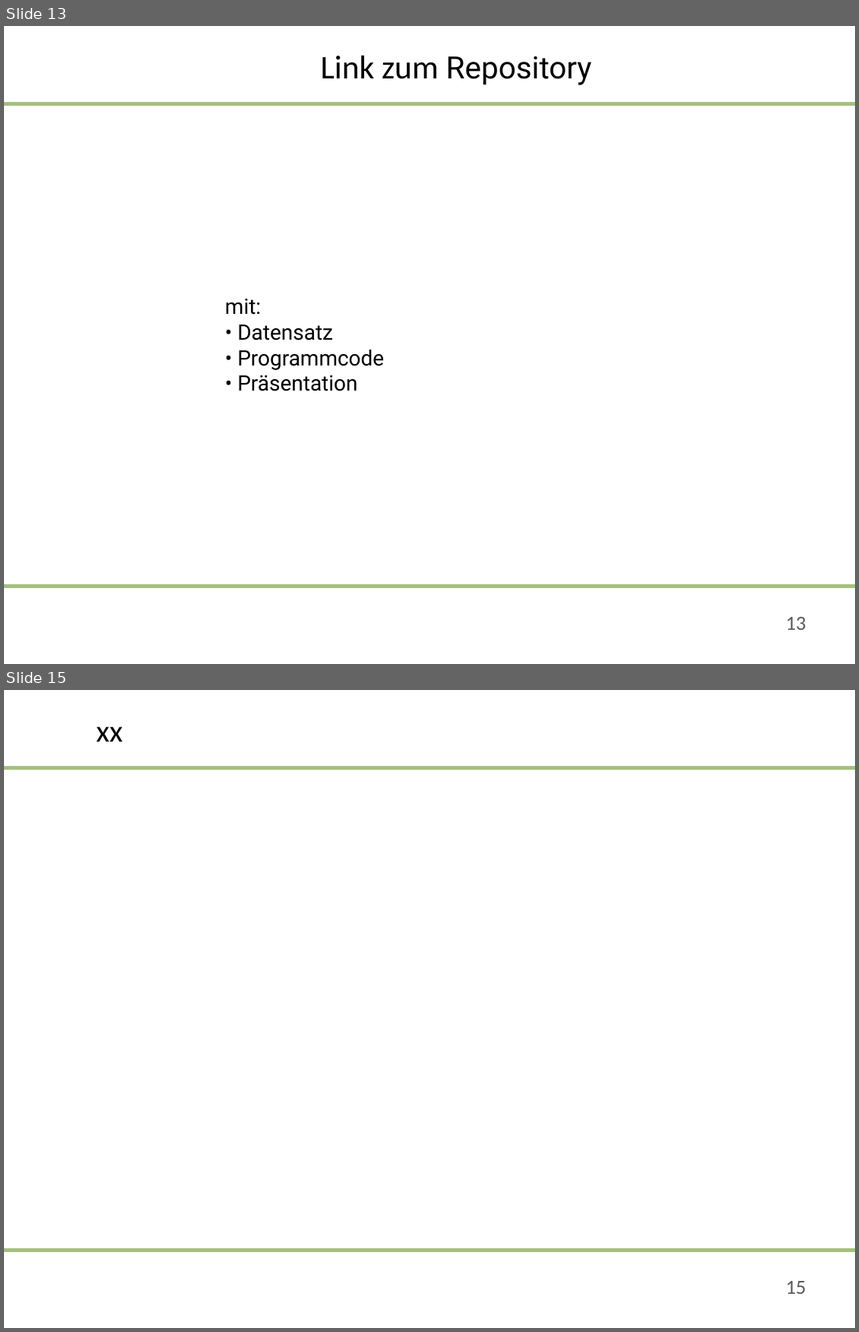
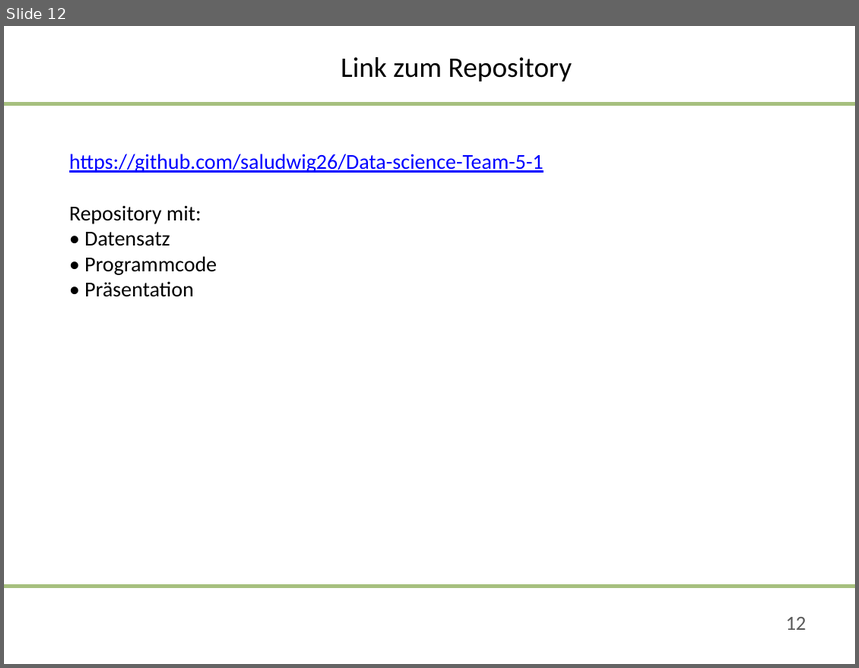
Before and after one commit to saludwig26/Data-science-Team-5-1, a slide deck: 09-06-2020-Präsentation_Team 5.pptx. Shown one above the other, each under a label of ours: slides 13 and 15 before the commit, slide 12 after it; the slides between them are not shown. The pictures are 859x1332 and 859x668 pixels, drawn with LibreOffice and Linux fonts; fonts in the diff are those of the drawing; background and template pictures are left out. Boxes give left, top, right and bottom in pixels: in the first picture for what was removed or moved away, otherwise in the second. Text is boxed around its words. In the diff, an @@ line names an element or a change of style, - is before the commit and + after.

```diff
--- a/09-06-2020-Präsentation_Team 5.pptx
+++ b/09-06-2020-Präsentation_Team 5.pptx
@@ slide 15 removed at (4,690,855,1328), background #FFFFFF; not listed: 2 template elements that a slide beside it also shows @@
@@ title removed at (96,726,123,742) @@
-xx
@@ rectangle removed at (14,1257,222,1317) @@
@@ page number removed at (786,1281,807,1294) @@
-15
@@ what was slide 13 is now slide 12 @@
@@ slide 12 changed as well @@
@@ title "Link zum Repository" at (341,57,572,81): size 28 to 24 pt in "Link zum"; size 26 to 24 pt, font Roboto to Calibri in "Repository" @@
@@ text at (69,154,544,297): text changed; font Roboto to Calibri; text colour #000000 to #0000FF @@
-mit:
-• Datensatz
-• Programmcode
-• Präsentation
+https://github.com/saludwig26/Data-science-Team-5-1
+Repository mit:
+• Datensatz
+• Programmcode
+• Präsentation
@@ page number at (786,617,807,630): text changed @@
-13
+12
```
Also in this commit, not shown: 7 other slides changed, 4 slides added, 7 other slides removed.
